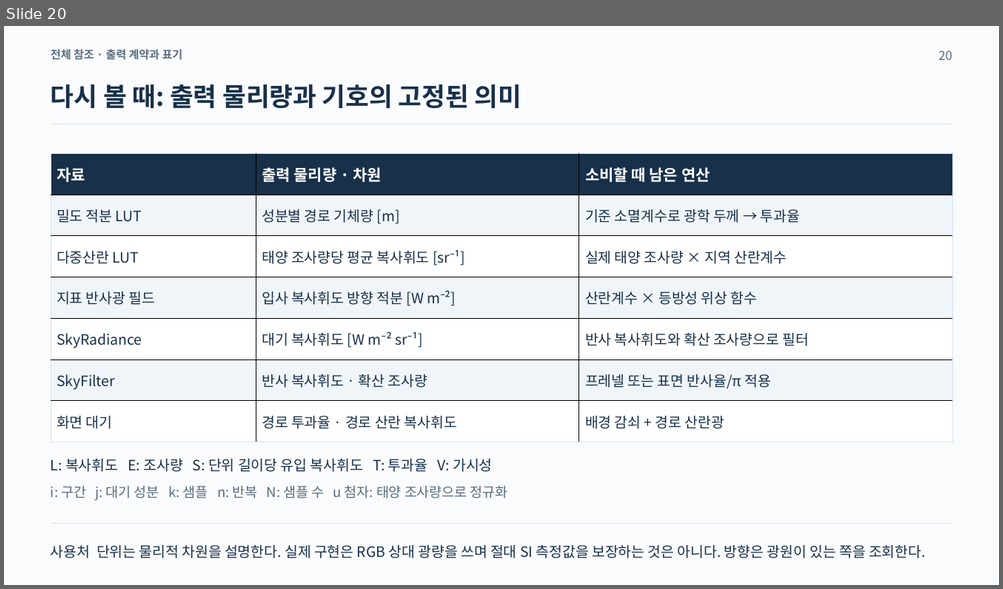
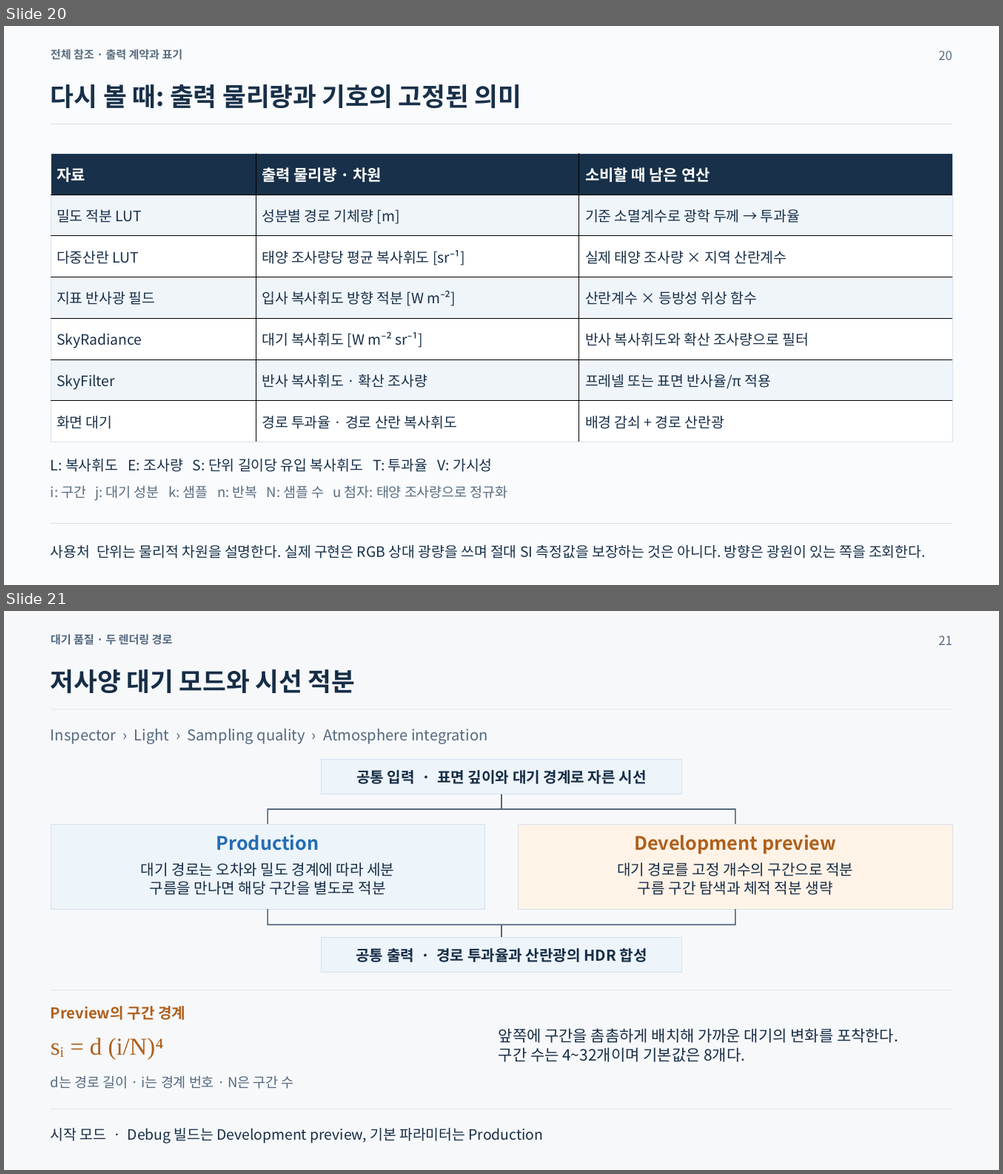
Before and after one commit to LongtimeProdigy/DuckingEngine_v0002, a slide deck: output/Atmosphere_Rendering_Notes_Consistent.pptx. Shown one above the other, each under a label of ours: slide 20 before the commit, slides 20 and 21 after it. The pictures are 1003x589 and 1003x1174 pixels, drawn with LibreOffice and Linux fonts; fonts in the diff are those of the drawing. Boxes give left, top, right and bottom in pixels: in the first picture for what was removed or moved away, otherwise in the second. Text is boxed around its words. In the diff, an @@ line names an element or a change of style, - is before the commit and + after.

Commit message:
저사양모드 스펙 설명 추가

```diff
--- a/output/Atmosphere_Rendering_Notes_Consistent.pptx
+++ b/output/Atmosphere_Rendering_Notes_Consistent.pptx
@@ slide 21 added at box(4, 611, 999, 1170), background #F7F8FA @@
@@ text added at box(51, 634, 173, 645), 13.5 pt, text #536980, bold @@
+대기 품질 · 두 렌더링 경로
@@ text added at box(938, 635, 952, 645), 15 pt, text #536980 @@
+21
@@ text added at box(51, 669, 355, 693), 30.8 pt, text #162D46, bold @@
+저사양 대기 모드와 시선 적분
@@ rectangle added at box(51, 709, 951, 710), fill #D5E1EC @@
@@ text added at box(51, 729, 487, 744), 18 pt, text #536980 @@
+Inspector › Light › Sampling quality › Atmosphere integration
@@ rectangle added at box(321, 760, 681, 795), fill #EDF4FA, outline #D5E1EC 0.75 pt @@
@@ text added at box(356, 770, 646, 784), 18 pt, text #162D46, bold @@
+공통 입력 · 표면 깊이와 대기 경계로 자른 시선
@@ rectangle added at box(267, 809, 735, 809), fill #536980 @@
@@ rectangle added at box(267, 809, 268, 824), fill #536980 @@
@@ rectangle added at box(501, 795, 501, 809), fill #536980 @@
@@ rectangle added at box(734, 809, 735, 824), fill #536980 @@
@@ rectangle added at box(51, 824, 484, 909), fill #EDF4FA, outline #D5E1EC 0.75 pt @@
@@ rectangle added at box(518, 824, 951, 909), fill #FFF3E7, outline #D5E1EC 0.75 pt @@
@@ text added at box(216, 834, 319, 851), 22.5 pt, text #246DB3, bold @@
+Production
@@ text added at box(634, 834, 836, 854), 22.5 pt, text #AF601C, bold @@
+Development preview
@@ text added at box(141, 863, 394, 895), 18 pt, text #162D46 @@
+대기 경로는 오차와 밀도 경계에 따라 세분
+구름을 만나면 해당 구간을 별도로 적분
@@ text added at box(617, 863, 853, 895), 18 pt, text #162D46 @@
+대기 경로를 고정 개수의 구간으로 적분
+구름 구간 탐색과 체적 적분 생략
@@ rectangle added at box(267, 909, 268, 925), fill #536980 @@
@@ rectangle added at box(734, 909, 735, 925), fill #536980 @@
@@ rectangle added at box(267, 924, 735, 925), fill #536980 @@
@@ rectangle added at box(321, 938, 681, 973), fill #EDF4FA, outline #D5E1EC 0.75 pt @@
@@ rectangle added at box(501, 925, 501, 938), fill #536980 @@
@@ text added at box(356, 948, 647, 963), 18 pt, text #162D46, bold @@
+공통 출력 · 경로 투과율과 산란광의 HDR 합성
@@ rectangle added at box(51, 990, 951, 991), fill #D5E1EC @@
@@ text added at box(51, 1006, 185, 1020), 18 pt, text #AF601C, bold @@
+Preview의 구간 경계
@@ text added at box(498, 1028, 898, 1062), 18.8 pt, text #162D46 @@
+앞쪽에 구간을 촘촘하게 배치해 가까운 대기의 변화를 포착한다.
+구간 수는 4~32개이며 기본값은 8개다.
@@ text added at box(51, 1038, 164, 1059), 29.2 pt, text #AF601C @@
+sᵢ = d (i/N)⁴
@@ text added at box(51, 1076, 294, 1089), 16.5 pt, text #536980 @@
+d는 경로 길이 · i는 경계 번호 · N은 구간 수
@@ rectangle added at box(51, 1108, 951, 1109), fill #D5E1EC @@
@@ text added at box(51, 1128, 543, 1144), 17.2 pt, text #162D46 @@
+시작 모드 · Debug 빌드는 Development preview, 기본 파라미터는 Production
```
Also in this commit, not shown: 4 other slides added.
